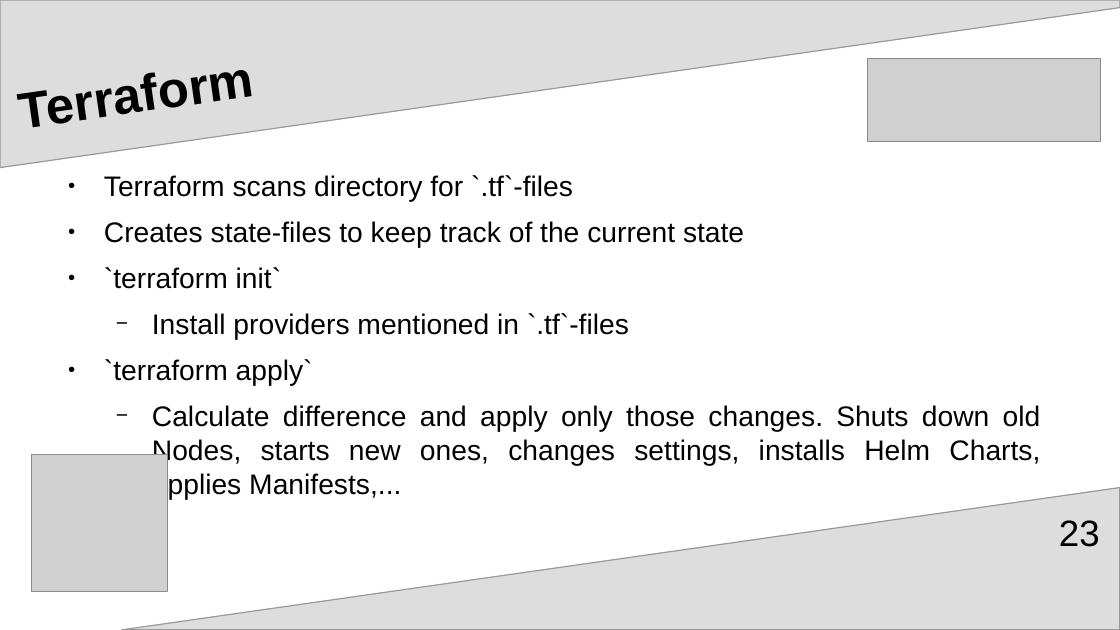
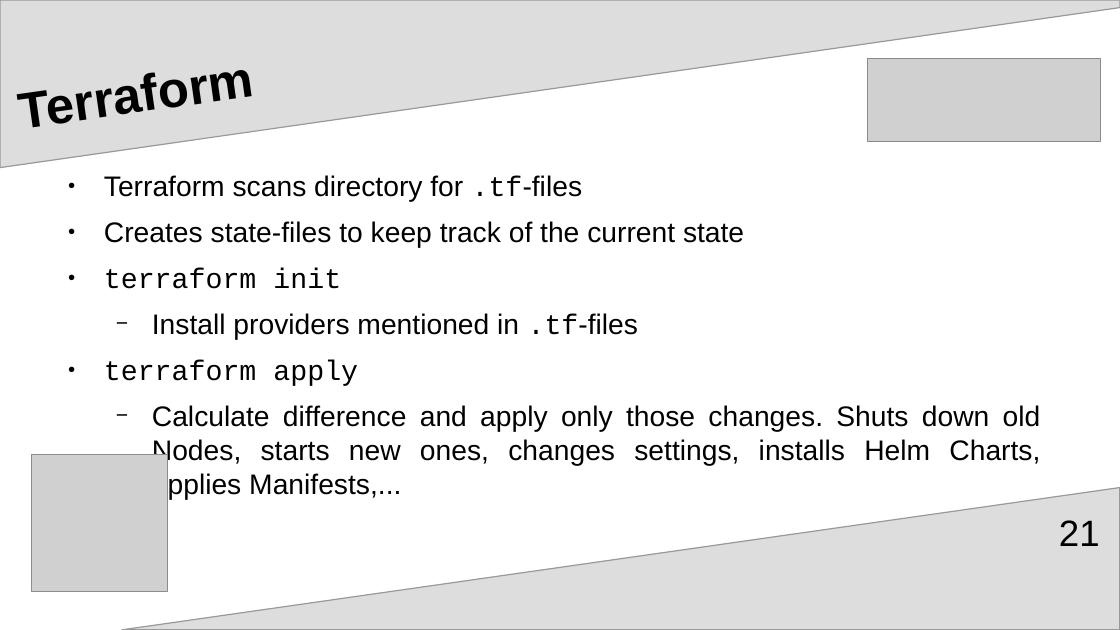
Before and after one commit to upart/cabinops, a slide deck: slide 21 of documentation/Introduction.odp (slide 23 before the commit). Drawn at 1120x630 pixels with LibreOffice and Linux fonts; fonts in the diff are those of the drawing; grey boxes stand for pictures. Boxes give left, top, right and bottom in pixels: in the first picture for what was removed or moved away, otherwise in the second. Text is boxed around its words. In the diff, an @@ line names an element or a change of style, - is before the commit and + after.

```diff
--- a/documentation/Introduction.odp
+++ b/documentation/Introduction.odp
@@ text at (104, 175, 583, 202): text changed @@
-● Terraform scans directory for `.tf`-files
+● Terraform scans directory for .tf-files
@@ text at (104, 268, 639, 386): text changed @@
-● `terraform init`
-  − Install providers mentioned in `.tf`-files
-● `terraform apply`
+● terraform init
+  − Install providers mentioned in .tf-files
+● terraform apply
@@ page number at (1059, 520, 1100, 546): text changed @@
-23
+21
```
Also in this commit, not shown: 8 other slides changed, 3 slides removed, 28 other files.
